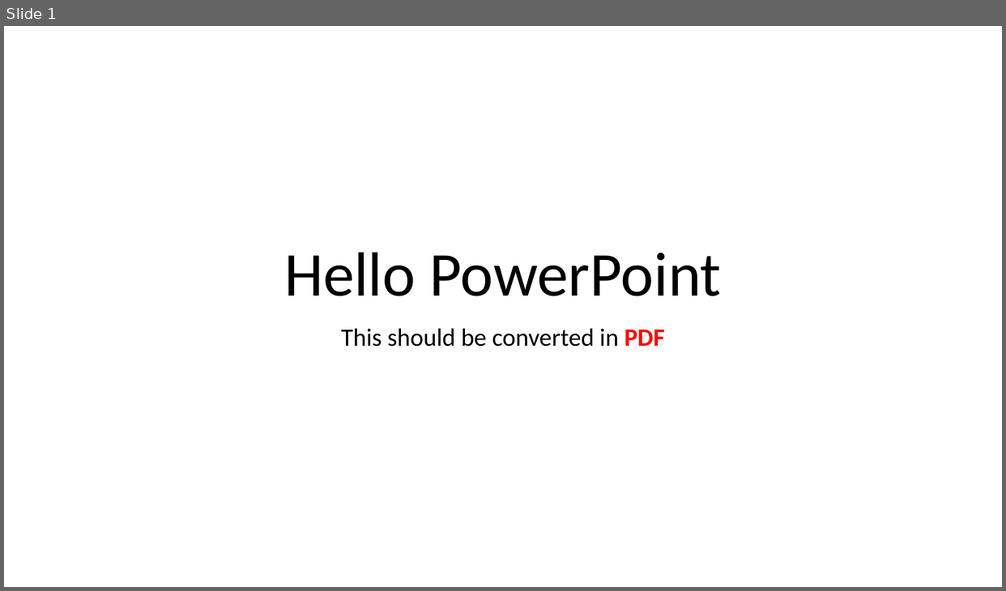
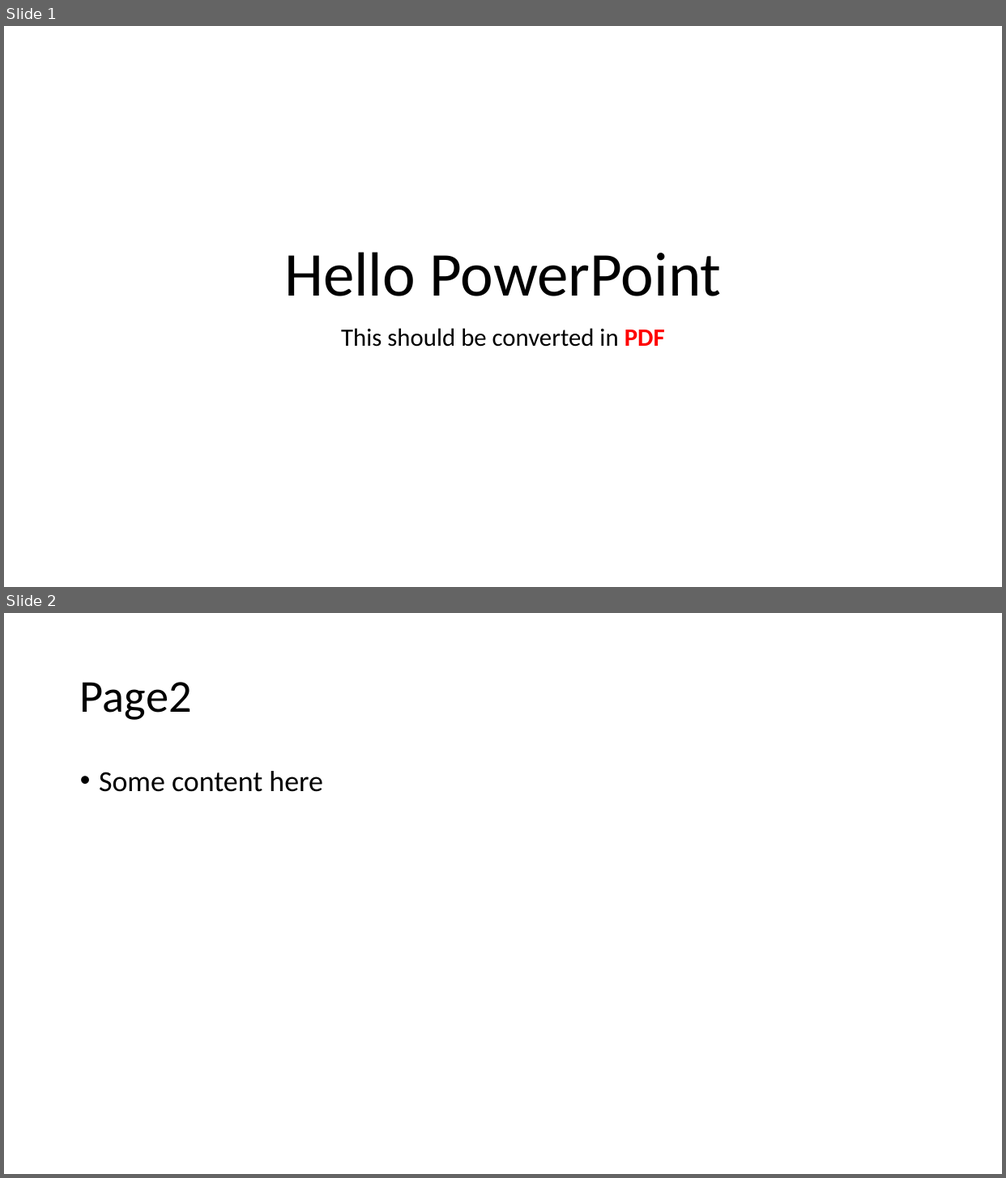
Before and after one commit to ProximoSrl/Jarvis.DocumentStore, a slide deck: src/Jarvis.ImageService.Core.Tests/Docs/A Powerpoint Document.pptx. Shown one above the other, each under a label of ours: slide 1 before the commit, slides 1 and 2 after it. The pictures are 1006x591 and 1006x1178 pixels, drawn with LibreOffice and Linux fonts; fonts in the diff are those of the drawing. Boxes give left, top, right and bottom in pixels: in the first picture for what was removed or moved away, otherwise in the second. Text is boxed around its words. In the diff, an @@ line names an element or a change of style, - is before the commit and + after.

Commit message:
added ppsx support

```diff
--- a/src/Jarvis.ImageService.Core.Tests/Docs/A Powerpoint Document.pptx
+++ b/src/Jarvis.ImageService.Core.Tests/Docs/A Powerpoint Document.pptx
@@ slide 2 added at bbox=[4, 613, 1002, 1174], background #FFFFFF @@
@@ title added at bbox=[80, 682, 192, 720], 44 pt, text #000000 @@
+Page2
@@ text added at bbox=[99, 771, 323, 792], 28 pt, text #000000 @@
+• Some content here
```
Also in this commit, not shown: 6 other files.
